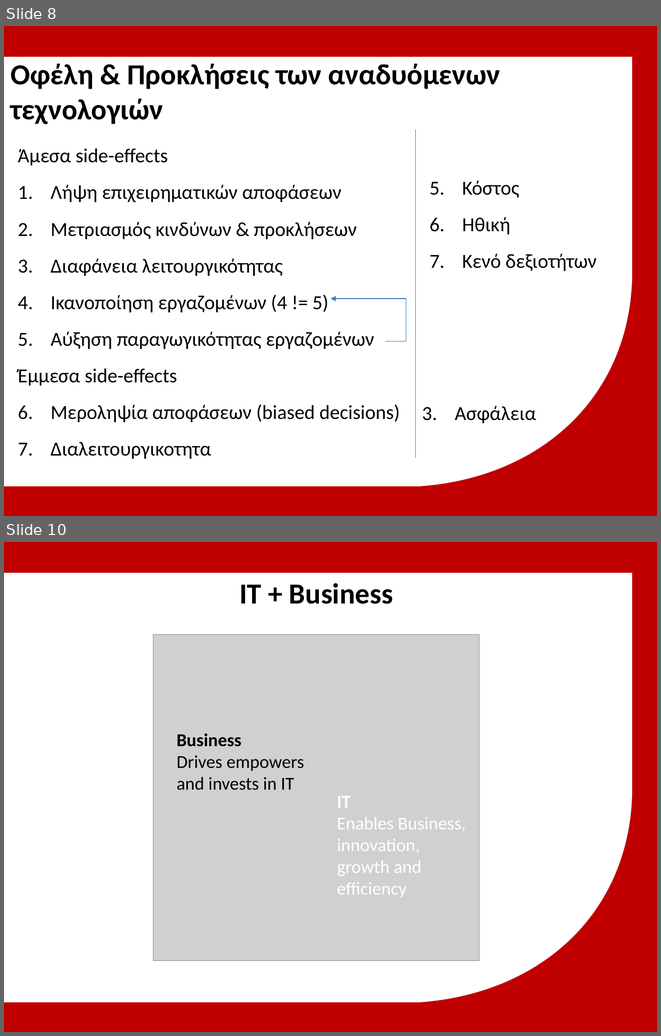
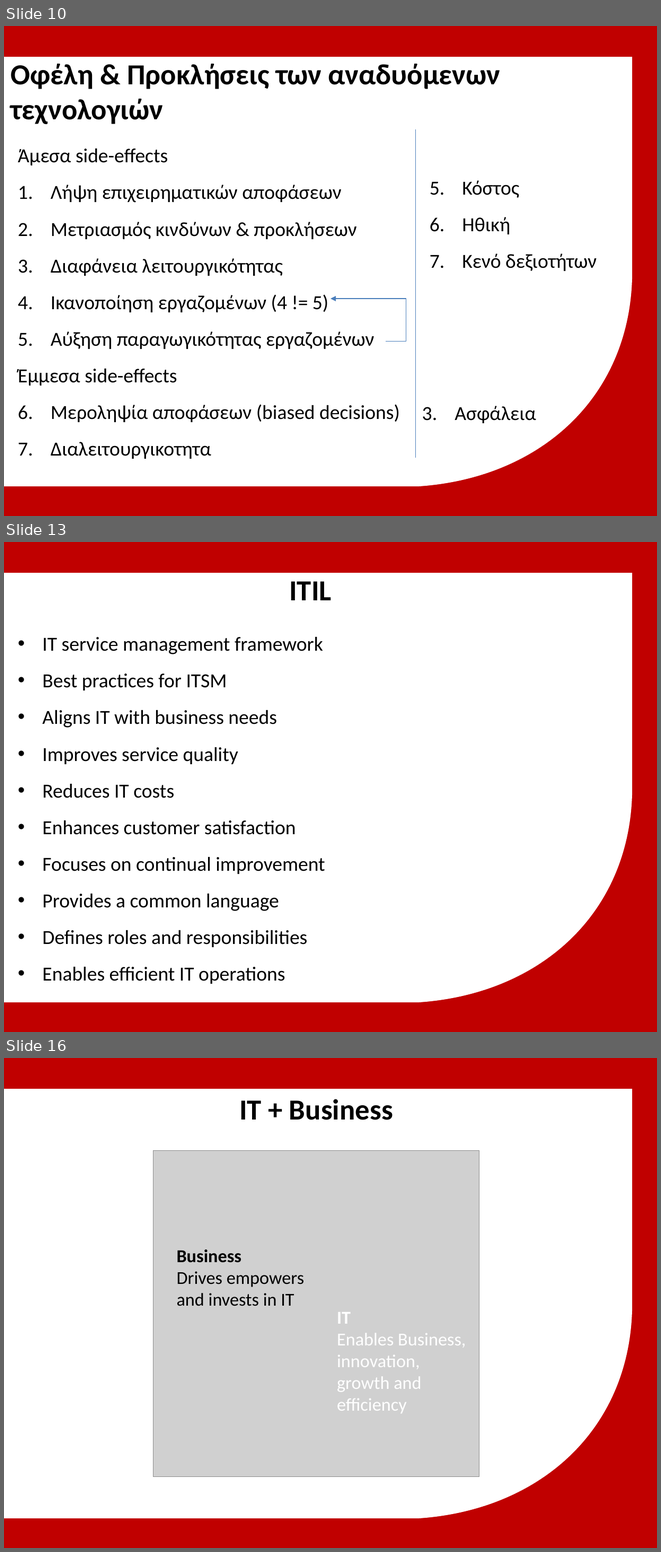
Before and after one commit to michailmarkou1995/MBA, a slide deck: Spiritual Wellbeing IV Professional Development and Applied Research/Μητροπολιτικό Κολλέγιο_ΣΕΚΦ[Μιχαηλ Μαρκου] IT in Global Business.pptx. Shown one above the other, each under a label of ours: slides 8 and 10 before the commit, slides 10, 13 and 16 after it; the slides between them are not shown. The pictures are 661x1036 and 661x1552 pixels, drawn with LibreOffice and Linux fonts; fonts in the diff are those of the drawing; grey boxes stand for pictures; background and template pictures are left out. Boxes give left, top, right and bottom in pixels: in the first picture for what was removed or moved away, otherwise in the second. Text is boxed around its words. In the diff, an @@ line names an element or a change of style, - is before the commit and + after.

```diff
--- a/Spiritual Wellbeing IV Professional Development and Applied Research/Μητροπολιτικό Κολλέγιο_ΣΕΚΦ[Μιχαηλ Μαρκου] IT in Global Business.pptx
+++ b/Spiritual Wellbeing IV Professional Development and Applied Research/Μητροπολιτικό Κολλέγιο_ΣΕΚΦ[Μιχαηλ Μαρκου] IT in Global Business.pptx
@@ slide 13 added at box(4, 542, 657, 1032), background #C00000; not listed: 1 template element that a slide beside it also shows @@
@@ text added at box(289, 581, 331, 600), 32 pt, text #000000, bold @@
+ITIL
@@ text added at box(42, 637, 325, 983), 22 pt, text #000000 @@
+• IT service management framework
+• Best practices for ITSM
+• Aligns IT with business needs
+• Improves service quality
+• Reduces IT costs
+• Enhances customer satisfaction
+• Focuses on continual improvement
+• Provides a common language
+• Defines roles and responsibilities
+• Enables efficient IT operations
@@ what was slide 8 is now slide 10 @@
@@ what was slide 10 is now slide 16 @@
```
Also in this commit, not shown: 1 slide changed, 5 other slides added.
